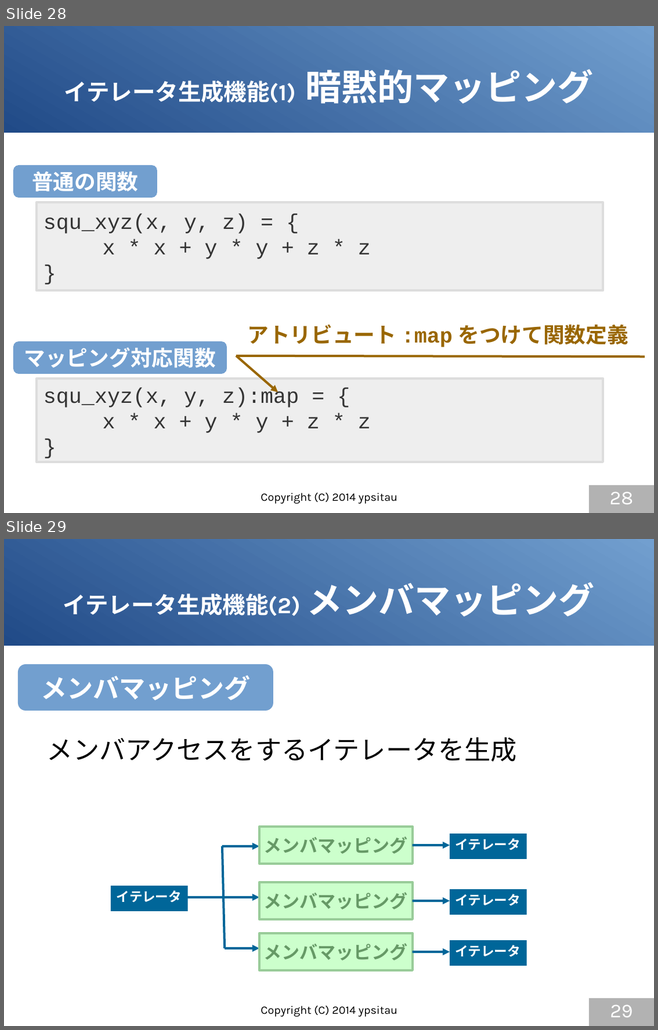
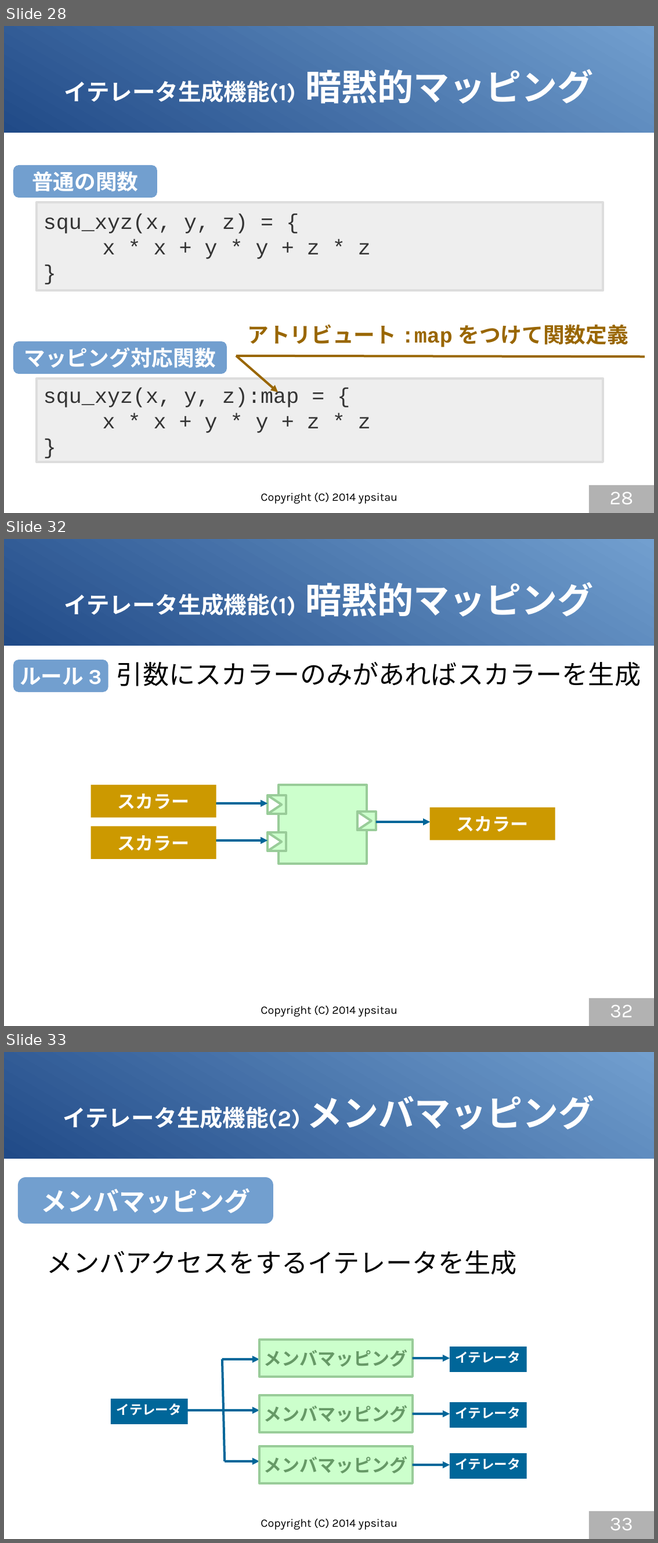
Before and after one commit to gura-lang/gura-doc, a slide deck: presentation/gura-introduction.odp. Shown one above the other, each under a label of ours: slides 28 and 29 before the commit, slides 28, 32 and 33 after it; the slides between them are not shown. The pictures are 658x1030 and 658x1543 pixels, drawn with LibreOffice and Linux fonts; fonts in the diff are those of the drawing. Boxes give left, top, right and bottom in pixels: in the first picture for what was removed or moved away, otherwise in the second. Text is boxed around its words. In the diff, an @@ line names an element or a change of style, - is before the commit and + after.

```diff
--- a/presentation/gura-introduction.odp
+++ b/presentation/gura-introduction.odp
@@ slide 32 added at (4, 539, 654, 1026), background #FFFFFF; not listed: 1 template element that a slide beside it also shows @@
@@ title added at (64, 582, 593, 617), 28 pt, text #FFFFFF, bold @@
+イテレータ生成機能(1) 暗黙的マッピング
@@ rounded rectangle added at (13, 660, 108, 692), fill #729FCF, 26 pt, text #FFFFFF, bold @@
+ルール 3
@@ text added at (117, 662, 640, 686), 32 pt, text #000000 @@
+引数にスカラーのみがあればスカラーを生成
@@ rectangle added at (90, 785, 216, 818), fill #CC9900, 22 pt, text #FFFFFF, bold @@
+スカラー
@@ arrow added from (213, 803) to (267, 803), #006699 2.83 pt @@
@@ group added at (267, 785, 375, 864): 4 rectangles, 3 triangles @@
@@ rectangle added at (430, 808, 555, 841), fill #CC9900, 22 pt, text #FFFFFF, bold @@
+スカラー
@@ rectangle added at (90, 827, 216, 860), fill #CC9900, 22 pt, text #FFFFFF, bold @@
+スカラー
@@ arrow added from (376, 822) to (430, 822), #006699 2.83 pt @@
@@ arrow added from (213, 841) to (267, 841), #006699 2.83 pt @@
@@ text added at (260, 1006, 397, 1017), 14 pt, text #000000 @@
+Copyright (C) 2014 ypsitau
@@ page number added at (589, 999, 654, 1026), fill #B2B2B2, 24 pt, text #FFFFFF @@
+32
@@ what was slide 29 is now slide 33 @@
@@ page number at (610, 1518, 633, 1530): text changed @@
-29
+33
```
Also in this commit, not shown: 6 slides changed, 3 other slides added.
